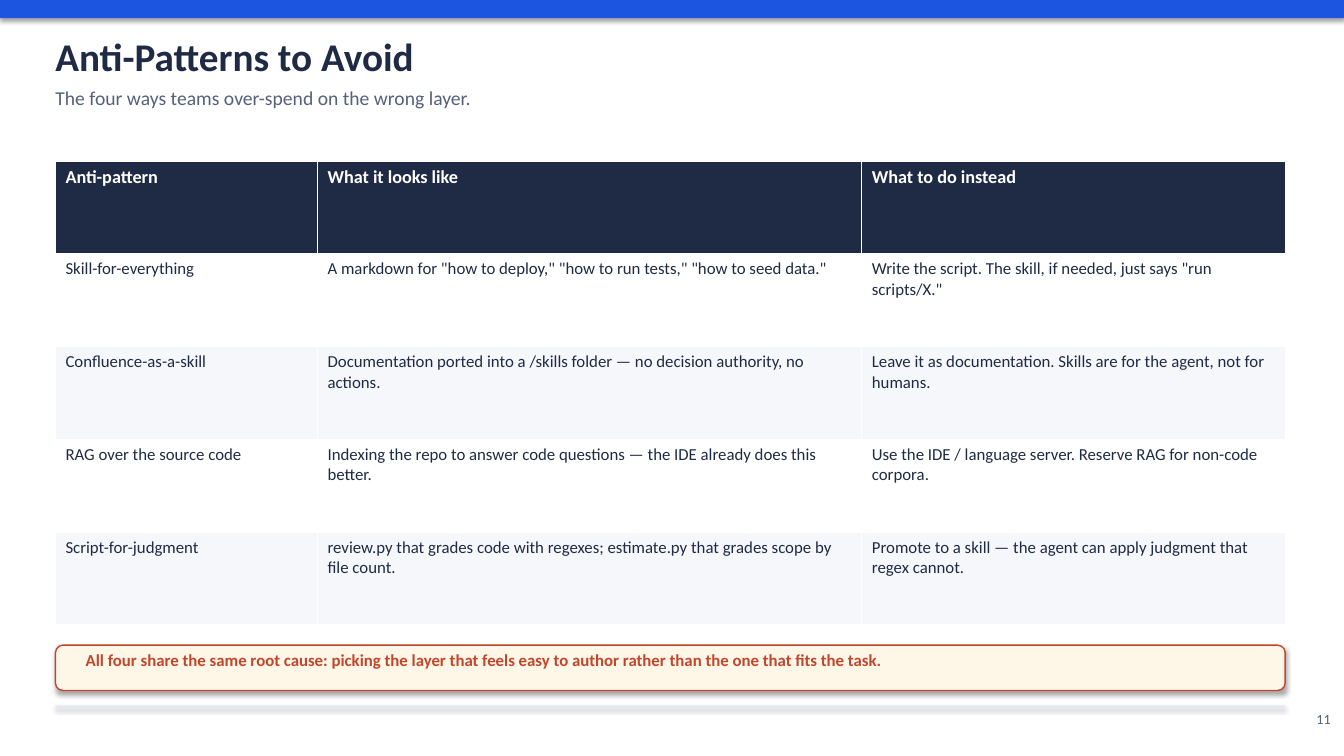
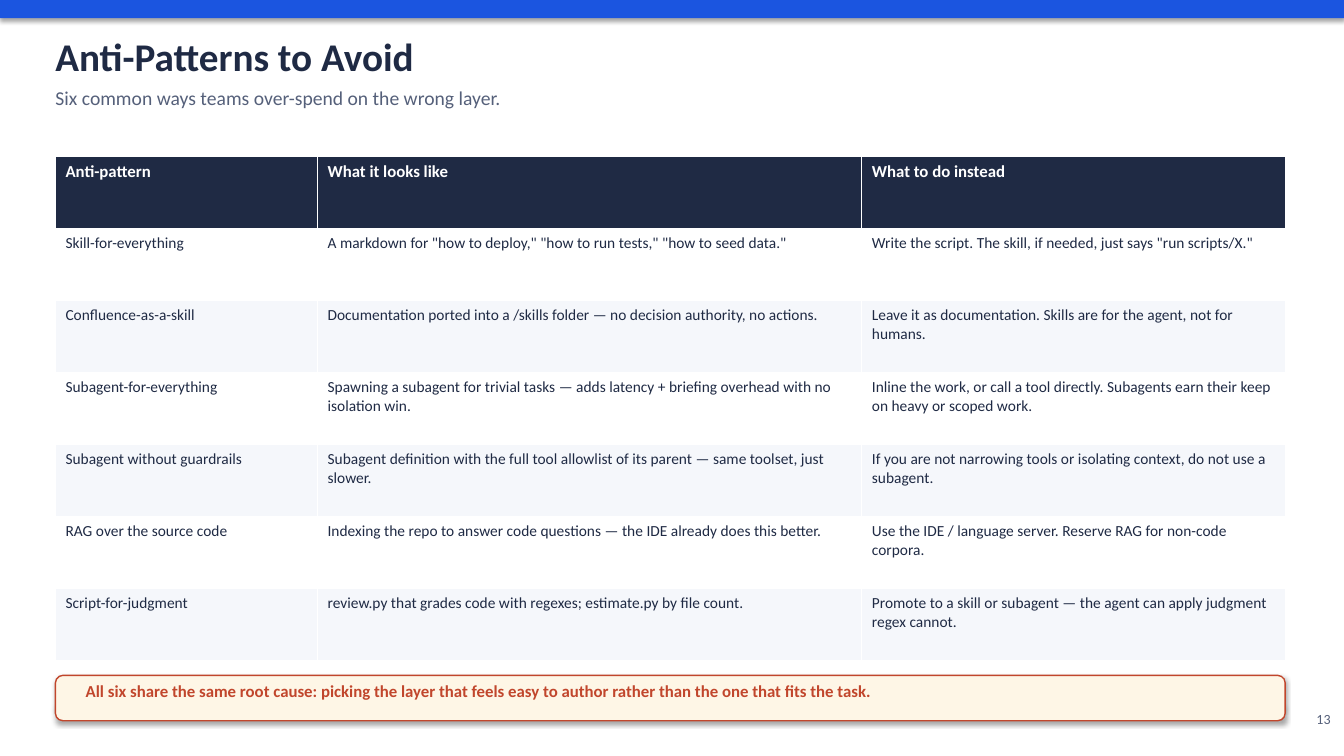
Before and after one commit to kreonakrish/pmos, a slide deck: slide 13 of docs/agent_knowledge_strategy.pptx (slide 11 before the commit). Drawn at 1344x756 pixels with LibreOffice and Linux fonts; fonts in the diff are those of the drawing. Boxes give left, top, right and bottom in pixels: in the first picture for what was removed or moved away, otherwise in the second. Text is boxed around its words. In the diff, an @@ line names an element or a change of style, - is before the commit and + after.

```diff
--- a/docs/agent_knowledge_strategy.pptx
+++ b/docs/agent_knowledge_strategy.pptx
@@ text at box(55, 91, 501, 109): text changed @@
-The four ways teams over-spend on the wrong layer.
+Six common ways teams over-spend on the wrong layer.
@@ table at box(55, 156, 1286, 660) @@
+row 4: Subagent-for-everything | Spawning a subagent for trivial tasks — adds latency + briefing overhead with no isolation win. | Inline the work, or call a tool directly. Subagents earn their keep on heavy or scoped work.
+row 5: Subagent without guardrails | Subagent definition with the full tool allowlist of its parent — same toolset, just slower. | If you are not narrowing tools or isolating context, do not use a subagent.
-row 7, column 2: review.py that grades code with regexes; estimate.py that grades scope by file count.
+row 7, column 2: review.py that grades code with regexes; estimate.py by file count.
-row 7, column 3: Promote to a skill — the agent can apply judgment that regex cannot.
+row 7, column 3: Promote to a skill or subagent — the agent can apply judgment regex cannot.
@@ table: place and size @@
-table at box(55, 161, 1286, 625)
+table at box(55, 156, 1286, 660)
@@ rounded rectangle: place and size @@
-rounded rectangle at box(55, 645, 1286, 691)
+rounded rectangle at box(55, 676, 1286, 721)
@@ text at box(86, 685, 870, 700): text changed @@
-All four share the same root cause: picking the layer that feels easy to author rather than the one that fits the task.
+All six share the same root cause: picking the layer that feels easy to author rather than the one that fits the task.
@@ text at box(1316, 715, 1330, 724): text changed @@
-11
+13
```
Also in this commit, not shown: 9 other slides changed, 2 slides added, 1 other file.
